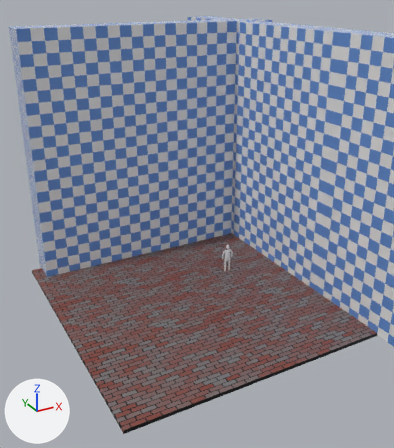
Before and after pictures for a commit that changed the Blender file TD3 - Cinematography and Rendering/untitled.blend.
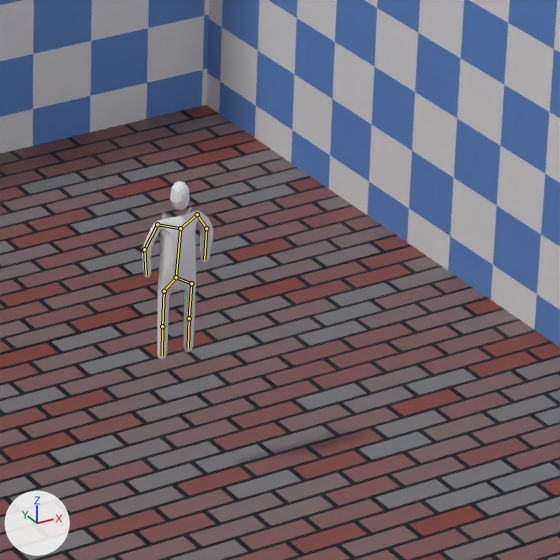
Old and new are each drawn whole from a camera (50 mm lens) standing at (-76.1, -119.9, 76.0) and looking at (-5.3, 8.8, 11.7) and again close up on the part from 51% to 72% of the width and 49% to 67% of the height. Every picture has the same lights, and +X, +Y and +Z are marked at lower left. Both versions are drawn at frame 30 of the action 'CameraAction'; the numbers are the values there. The bones that bend it are drawn over the model as lines in the close-ups.
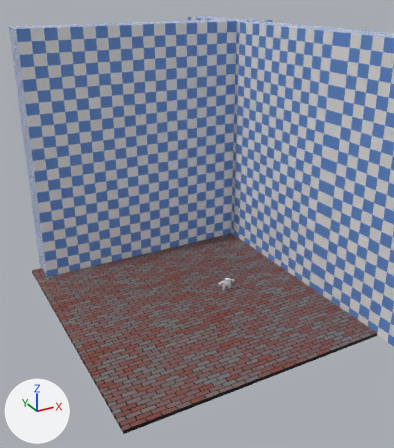
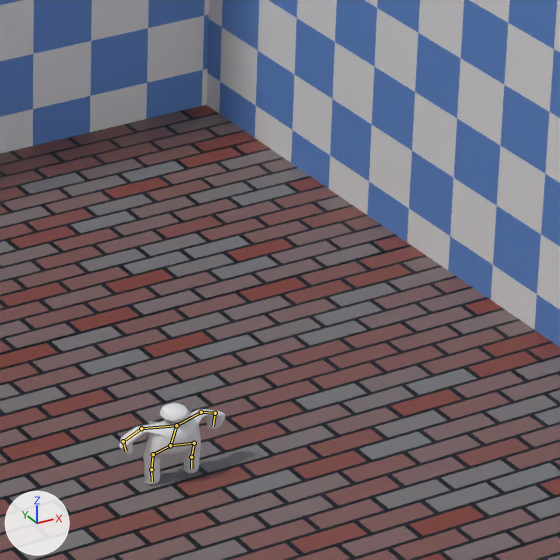
The change in detail:
Object 'Armature' (bone_rig_object) moves from (0.0, 0.0, 6.678) to (0.0, 0.0, -3.972).
Object 'Armature' (bone_rig_object) is rescaled from (1.0, 1.0, 1.0) to (0.43, 0.43, 0.43).

Location of each change, (x1, y1, x2, y2) in pixels of the close-ups (560 x 560 px):
'Cube', posed (49% wider, 54% shorter)
    before: (142, 181, 213, 359)
    after: (119, 403, 225, 485)
